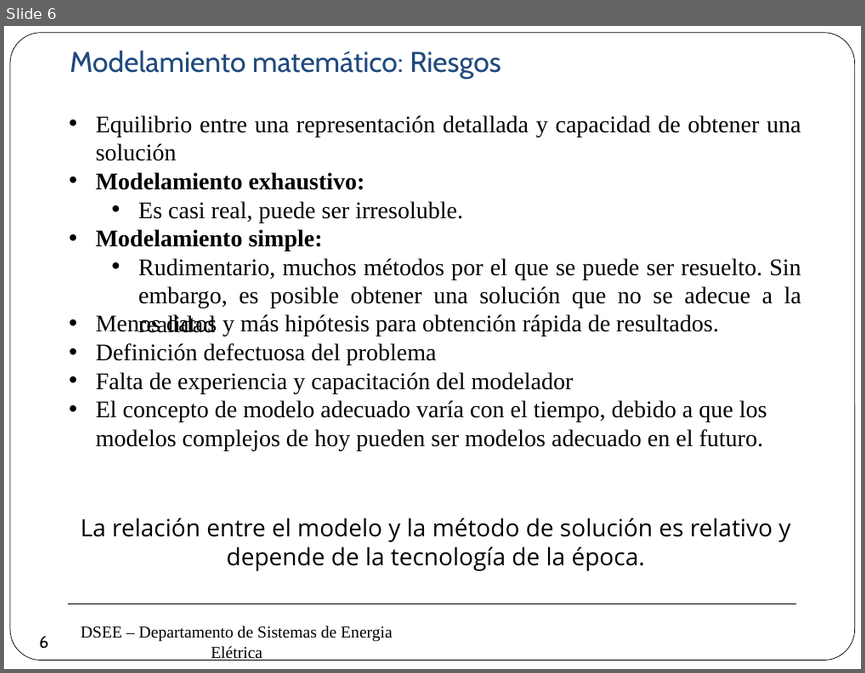
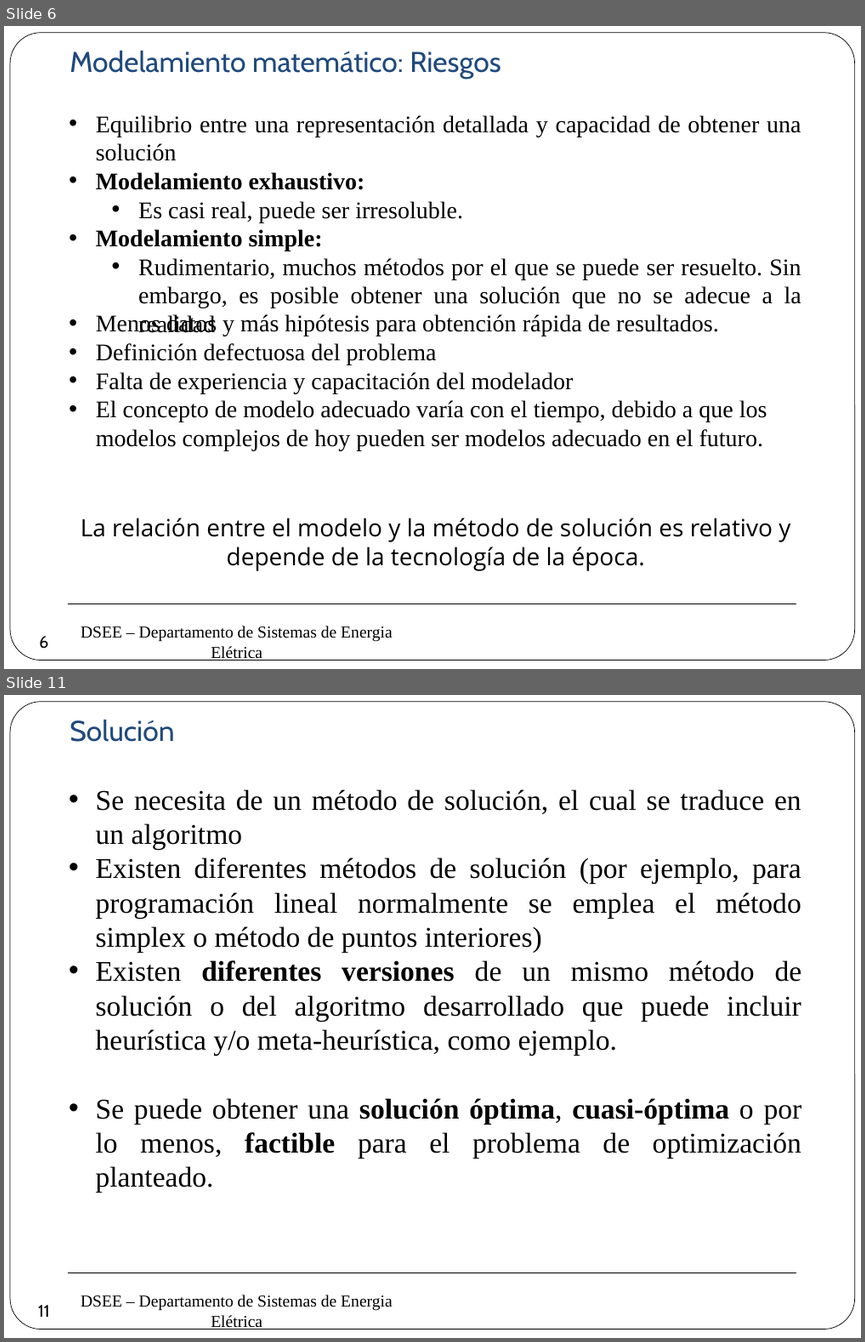
Before and after one commit to erikfilias/Power-Systems-Optimization-using-Julia-Language, a slide deck: 1. Lectures/Introducción a la Optimización aplicada a Sistemas de Energía Eléctrica/Dia 1/2. Modelamiento & Optimización.pptx. Shown one above the other, each under a label of ours: slide 6 before the commit, slides 6 and 11 after it; the slides between them are not shown. The pictures are 865x673 and 865x1342 pixels, drawn with LibreOffice and Linux fonts; fonts in the diff are those of the drawing; background and template pictures are left out. Boxes give left, top, right and bottom in pixels: in the first picture for what was removed or moved away, otherwise in the second. Text is boxed around its words. In the diff, an @@ line names an element or a change of style, - is before the commit and + after.

```diff
--- a/1. Lectures/Introducción a la Optimización aplicada a Sistemas de Energía Eléctrica/Dia 1/2. Modelamiento & Optimización.pptx
+++ b/1. Lectures/Introducción a la Optimización aplicada a Sistemas de Energía Eléctrica/Dia 1/2. Modelamiento & Optimización.pptx
@@ slide 11 added at [4,695,861,1338], background #FFFFFF; not listed: 3 template elements that a slide beside it also shows @@
@@ text added at [69,719,174,742], 24 pt, text #1F497D @@
+Solución
@@ text added at [96,789,802,1157], 24 pt, text #000000 @@
+• Se necesita de un método de solución, el cual se traduce en un algoritmo
+• Existen diferentes métodos de solución (por ejemplo, para programación lineal normalmente se emplea el método simplex o método de puntos interiores)
+• Existen diferentes versiones de un mismo método de solución o del algoritmo desarrollado que puede incluir heurística y/o meta-heurística, como ejemplo.
+• Se puede obtener una solución óptima, cuasi-óptima o por lo menos, factible para el problema de optimización planteado.
@@ page number added at [28,1294,61,1327], 14 pt, text #000000 @@
+11
```
Also in this commit, not shown: 7 other slides added, 2 slides removed.
